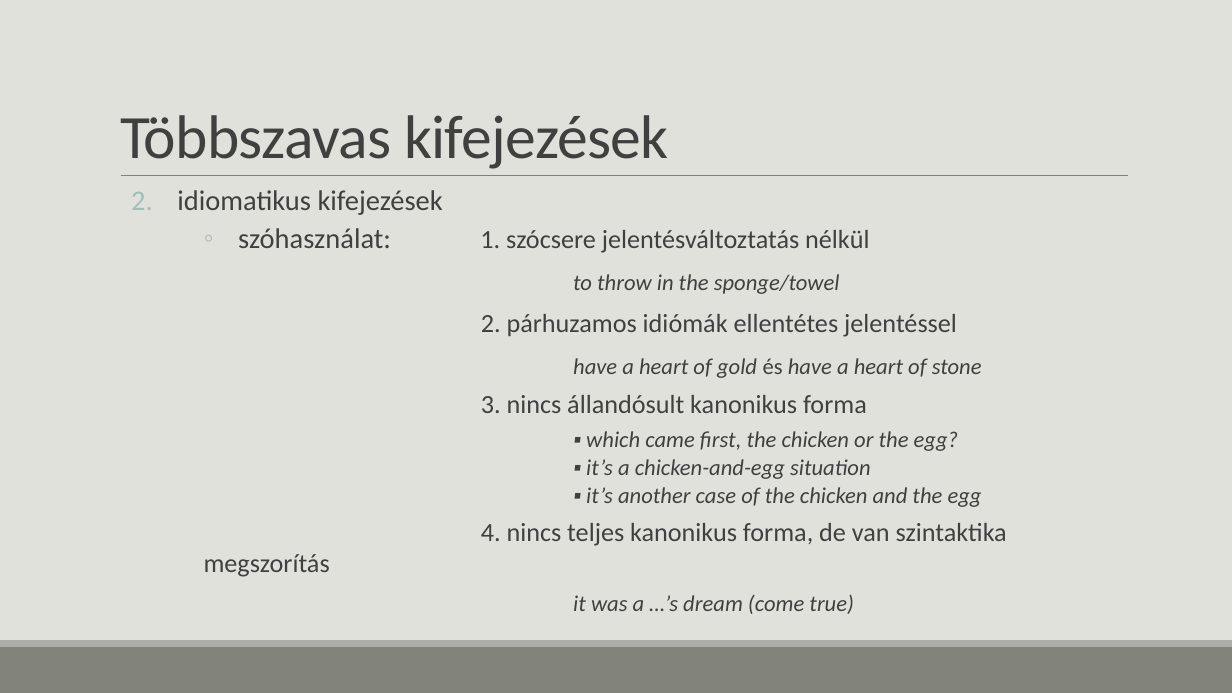
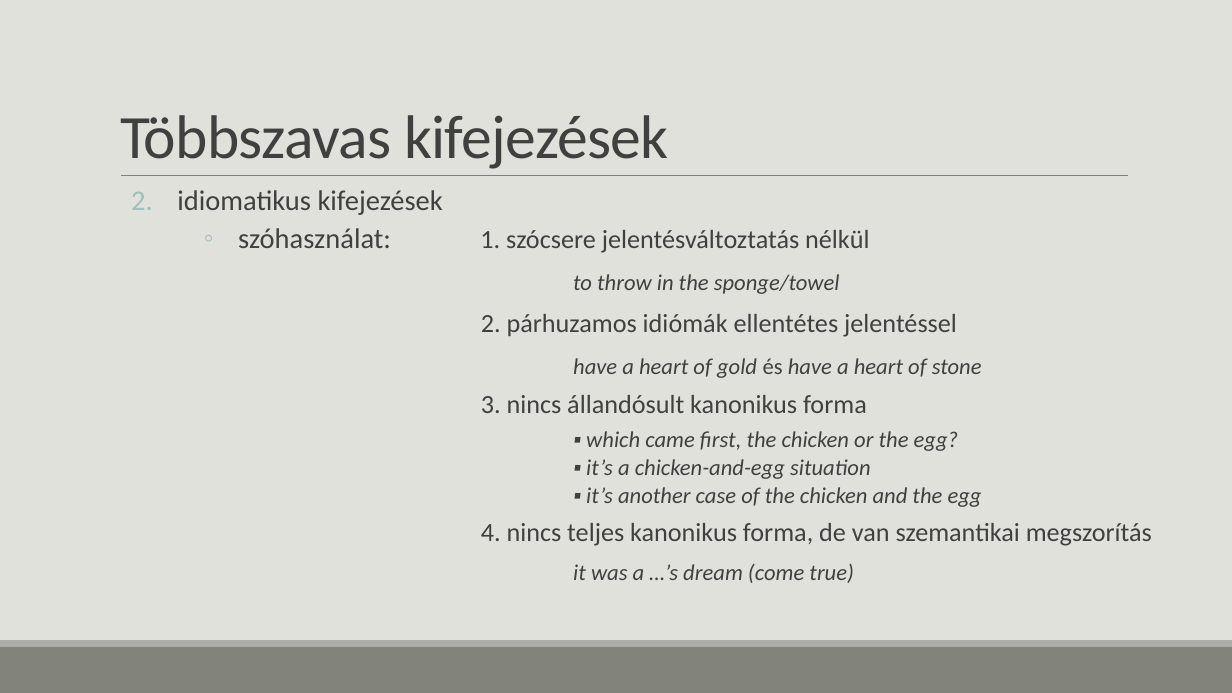
Before and after one commit to esztersimon/lexicography, a slide deck: slide 13 of chapter6.pptx. Drawn at 1232x693 pixels with LibreOffice and Linux fonts; fonts in the diff are those of the drawing. Boxes give left, top, right and bottom in pixels: in the first picture for what was removed or moved away, otherwise in the second. Text is boxed around its words. In the diff, an @@ line names an element or a change of style, - is before the commit and + after.

Commit message:
small changes

```diff
--- a/chapter6.pptx
+++ b/chapter6.pptx
@@ text at bbox=[481, 523, 1152, 546]: text changed @@
-          4. nincs teljes kanonikus forma, de van szintaktika megszorítás
+          4. nincs teljes kanonikus forma, de van szemantikai megszorítás
```
